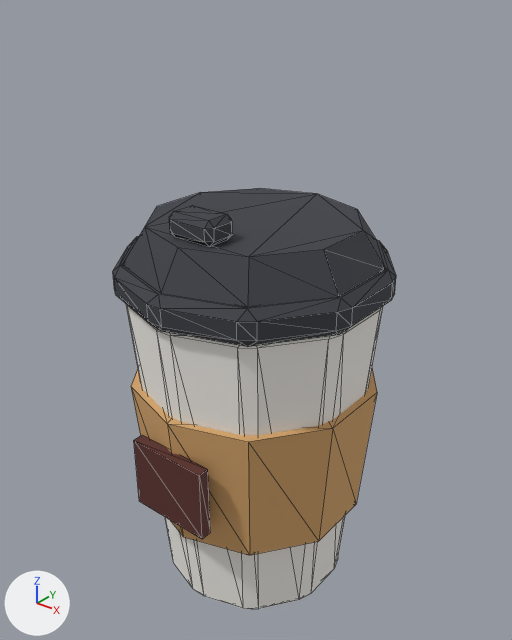
Before and after pictures for a commit that changed the glTF model Models/cafe/takeaway_cup.glb.
Camera for both pictures: a 50 mm camera at (0.1403, -0.1748, 0.2133) aimed at (-0.0009, 0.0017, 0.1039). Arrows for +X, +Y and +Z are at lower left; the lights stay in place. The first picture is the older version. Mesh edges are drawn as thin lines. Where no turn or scale is listed for an object, it has been applied to the vertices. Vertices at exactly the same position are counted once.

In view in the first picture: 'takeaway_cup'.
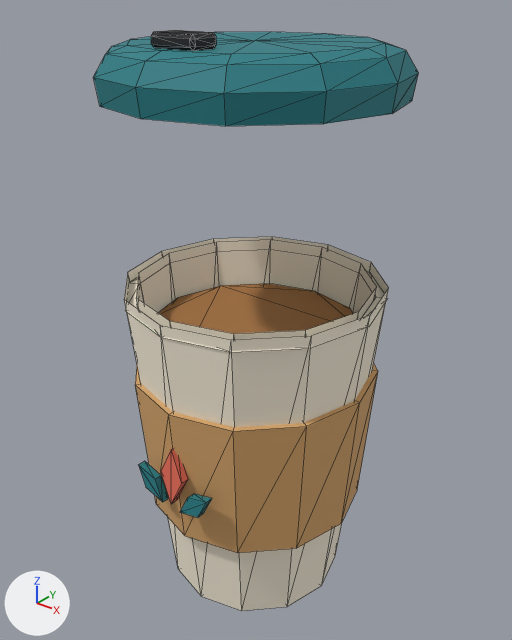
Location of each change, [x1, y1, x2, y2] in pixels of the pictures (512 x 640 px):
'takeaway_cup', reshaped (6% narrower, 11% shorter)
    before: [113, 188, 396, 609]
    after: [124, 237, 389, 611]
'part_lid', added (cyan)
    after: [94, 30, 418, 126]
    faces in mat_tint_cup_lid__teal: [94, 32, 418, 126]
    faces in mat_black: [151, 30, 217, 51]
part 1 of me_takeaway_cup, added (brown)
    after: [158, 283, 353, 334]
part 2 of me_takeaway_cup, added (brown)
    after: [135, 364, 378, 553]
part 3 of me_takeaway_cup, rebuilt
    before: [126, 304, 383, 609]
    after: [124, 237, 389, 611]
part 4 of me_takeaway_cup, rebuilt
    before: [131, 369, 377, 555]
    after: [136, 240, 377, 340]
part 5 of me_takeaway_cup, added
    after: [125, 272, 388, 352]
part 6 of me_takeaway_cup, deleted
    before: [169, 205, 232, 247]
part 7 of me_takeaway_cup, deleted
    before: [123, 188, 385, 307]
part 8 of me_takeaway_cup, cut back
    before: [134, 435, 210, 539]
    after: [139, 449, 212, 517]
part 9 of me_takeaway_cup, deleted
    before: [113, 236, 396, 347]

The change, as a diff of the scene's bpy script:
```diff
--- a/Models/cafe/takeaway_cup.glb.py
+++ b/Models/cafe/takeaway_cup.glb.py
@@ mat_tint_cup__cream @@
+mat_tint_cup__cream = bpy.data.materials.new('tint_cup__cream')
+# nodes: BsdfPrincipled, Mix, OutputMaterial, VertexColor
+# colours: pale yellow #faf1dd, mixed with the vertex colours
@@ mat_tint_ceramic_accent__coral @@
+mat_tint_ceramic_accent__coral = bpy.data.materials.new('tint_ceramic_accent__coral')
+# nodes: BsdfPrincipled, Mix, OutputMaterial, VertexColor
+# colours: red #e86d58, mixed with the vertex colours
@@ mat_tint_ceramic_rim__teal @@
+mat_tint_ceramic_rim__teal = bpy.data.materials.new('tint_ceramic_rim__teal')
+# nodes: BsdfPrincipled, Mix, OutputMaterial, VertexColor
+# colours: cyan #207d85, mixed with the vertex colours
@@ mat_wood_b @@
+mat_wood_b = bpy.data.materials.new('wood_b')
+# nodes: BsdfPrincipled, Mix, OutputMaterial, VertexColor
+# colours: brown #a9743f, mixed with the vertex colours
@@ mat_black @@
+mat_black = bpy.data.materials.new('black')
+# nodes: BsdfPrincipled, Mix, OutputMaterial, VertexColor
+# colours: black #1e1e22, mixed with the vertex colours
@@ mat_tint_cup_lid__teal @@
+mat_tint_cup_lid__teal = bpy.data.materials.new('tint_cup_lid__teal')
+# nodes: BsdfPrincipled, Mix, OutputMaterial, VertexColor
+# colours: cyan #207d85, mixed with the vertex colours
@@ me_takeaway_cup @@
-me_takeaway_cup.from_pydata(...)  # 192 vertices, 360 faces; spans x -0.046..0.046, y -0.047..0.047, z 0.0..0.15
-me_takeaway_cup.materials.append(mat_tint_cup__white)
+me_takeaway_cup.from_pydata(...)  # 148 vertices, 224 faces; spans x -0.045..0.045, y -0.045..0.045, z 0.0..0.12
+# me_takeaway_cup part 1: a new loose piece, a 12-sided cylinder along z spanning x -0.0375..0.0375, y -0.0375..0.0375, z 0.1..0.103, in mat_wood_b
+# me_takeaway_cup part 2: a new loose piece, a 12-sided cut cone along z (radius 0.04 at the low end, 0.044 at the high end) spanning x -0.044..0.044, y -0.044..0.044, z 0.035..0.088, in mat_tint_cup_sleeve__tan
+# me_takeaway_cup part 3: the loose piece of 60 vertices spanning x -0.043..0.043, y -0.044..0.044, z 0.0..0.12 is rebuilt with 25 vertices and now spans x -0.045..0.045, y -0.045..0.045, z 0.0..0.12, in mat_tint_cup__cream
+# me_takeaway_cup part 4: the loose piece of 20 vertices spanning x -0.043..0.043, y -0.045..0.045, z 0.035..0.085 is rebuilt with 25 vertices and now spans x -0.041..0.041, y -0.041..0.041, z 0.004..0.12, in mat_tint_cup__cream
+# me_takeaway_cup part 5: a new loose piece of 24 vertices spanning x -0.045..0.045, y -0.045..0.045, z 0.116, in mat_tint_cup__cream
+# me_takeaway_cup part 6: the loose piece of 24 vertices spanning x -0.009..0.009, y -0.032..-0.02, z 0.142..0.15 is deleted
+# me_takeaway_cup part 7: the loose piece of 20 vertices spanning x -0.042..0.042, y -0.044..0.044, z 0.13..0.142 is deleted
+# me_takeaway_cup part 8
+# 8 vertices are removed from x -0.015..0.015, y -0.047..-0.043, z 0.047..0.073
+# 12 faces are deleted
+# 24 vertices are added at x -0.016..0.016, y -0.045..-0.041, z 0.051..0.075
+# 12 new faces join them, mat_tint_ceramic_accent__coral
+# 24 new faces join them, mat_tint_ceramic_rim__teal
+# me_takeaway_cup part 9
+# 60 vertices are removed from x -0.046..0.046, y -0.047..0.047, z 0.118..0.13
+# 116 faces are deleted
 me_takeaway_cup.materials.append(mat_tint_cup_sleeve__tan)
-me_takeaway_cup.materials.append(mat_insert_sign)
-me_takeaway_cup.materials.append(mat_tint_cup_lid__charcoal)
+me_takeaway_cup.materials.append(mat_tint_cup__cream)
+me_takeaway_cup.materials.append(mat_wood_b)
+me_takeaway_cup.materials.append(mat_tint_ceramic_accent__coral)
+me_takeaway_cup.materials.append(mat_tint_ceramic_rim__teal)
@@ ob_part_lid @@
+ob_part_lid = bpy.data.objects.new('part_lid', me_takeaway_cup_lid)  # 74 vertices, 140 faces; spans x -0.048..0.048, y -0.048..0.048, z 0.0001..0.02
+ob_part_lid.location = (0.0, 0.0, 0.18)
```
